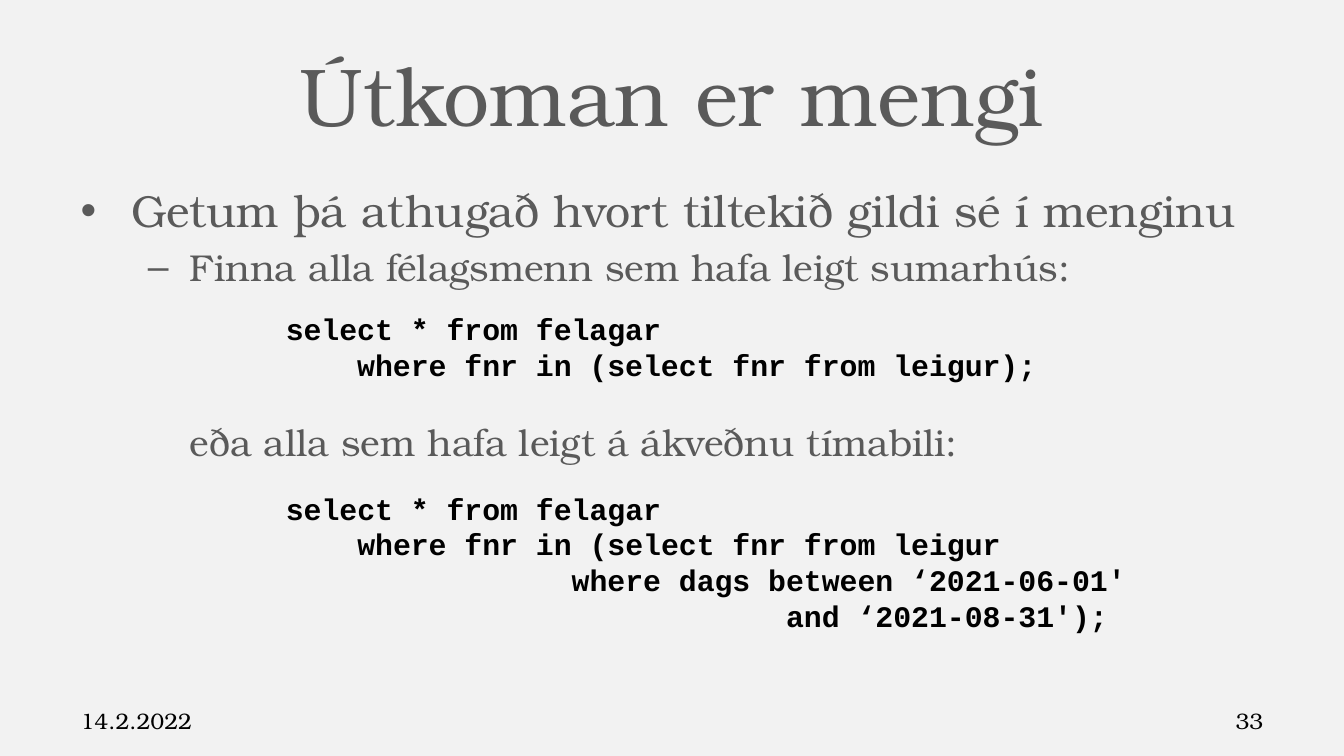
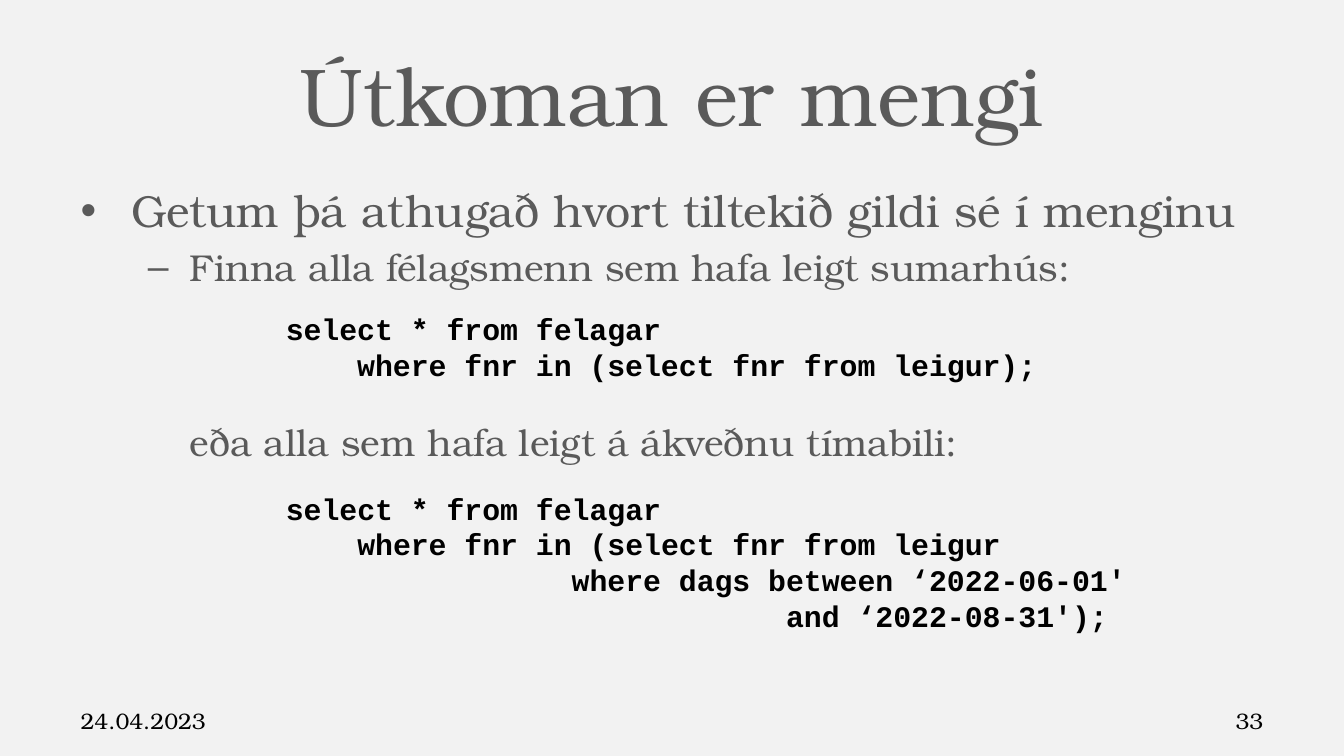
Before and after one commit to Hjalmtyr/SQL2, a slide deck: slide 33 of SQL-II.pptx. Drawn at 1344x756 pixels with LibreOffice and Linux fonts; fonts in the diff are those of the drawing; background and template pictures are left out. Boxes give left, top, right and bottom in pixels: in the first picture for what was removed or moved away, otherwise in the second. Text is boxed around its words. In the diff, an @@ line names an element or a change of style, - is before the commit and + after.

```diff
--- a/SQL-II.pptx
+++ b/SQL-II.pptx
@@ text at (572,570,1125,634): text changed @@
-where dags between ‘2021-06-01'
-and ‘2021-08-31');
+where dags between ‘2022-06-01'
+and ‘2022-08-31');
@@ text at (81,713,206,730): text changed @@
-14.2.2022
+24.04.2023
```
Also in this commit, not shown: 81 other slides changed, 11 other files.
